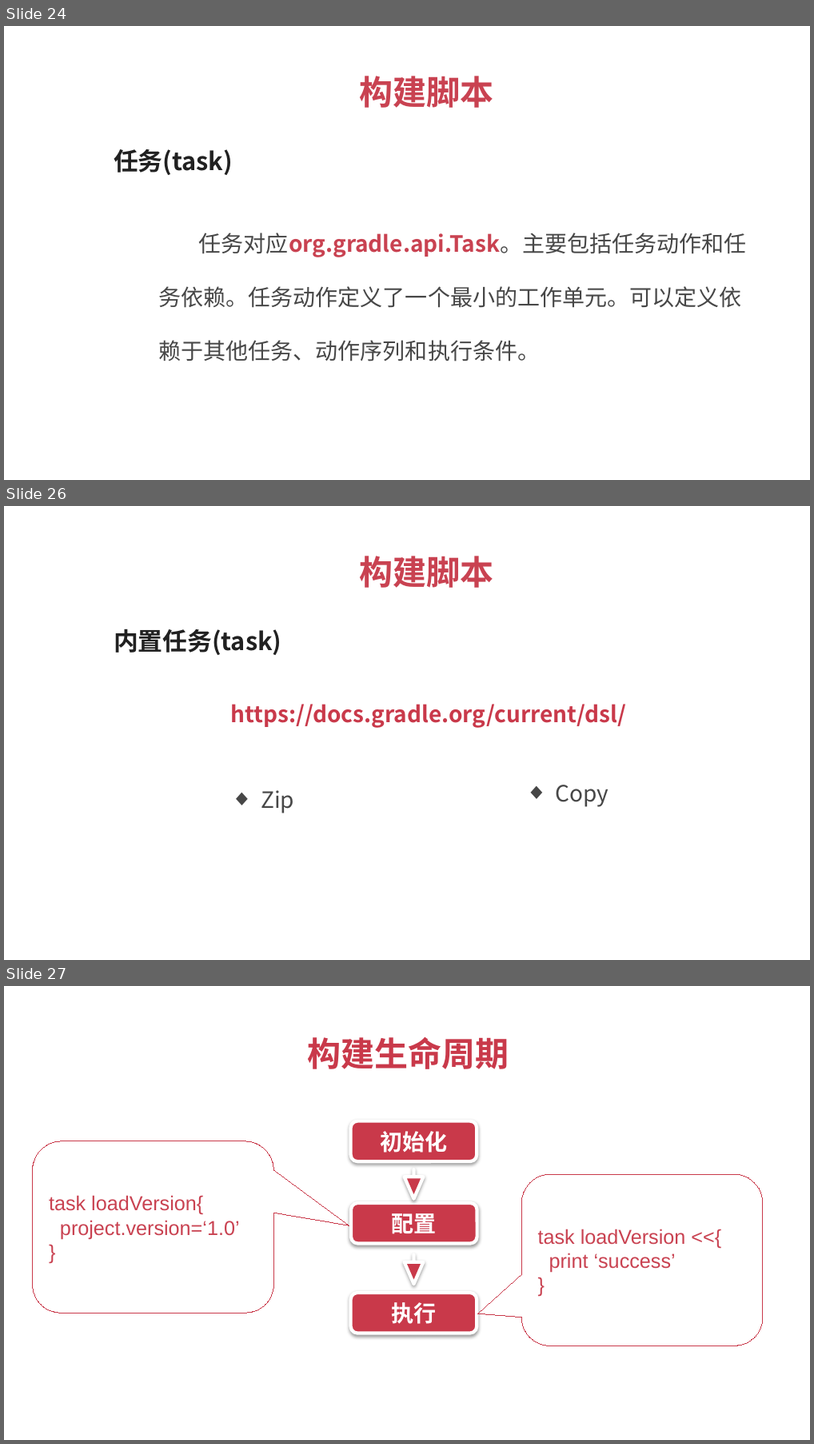
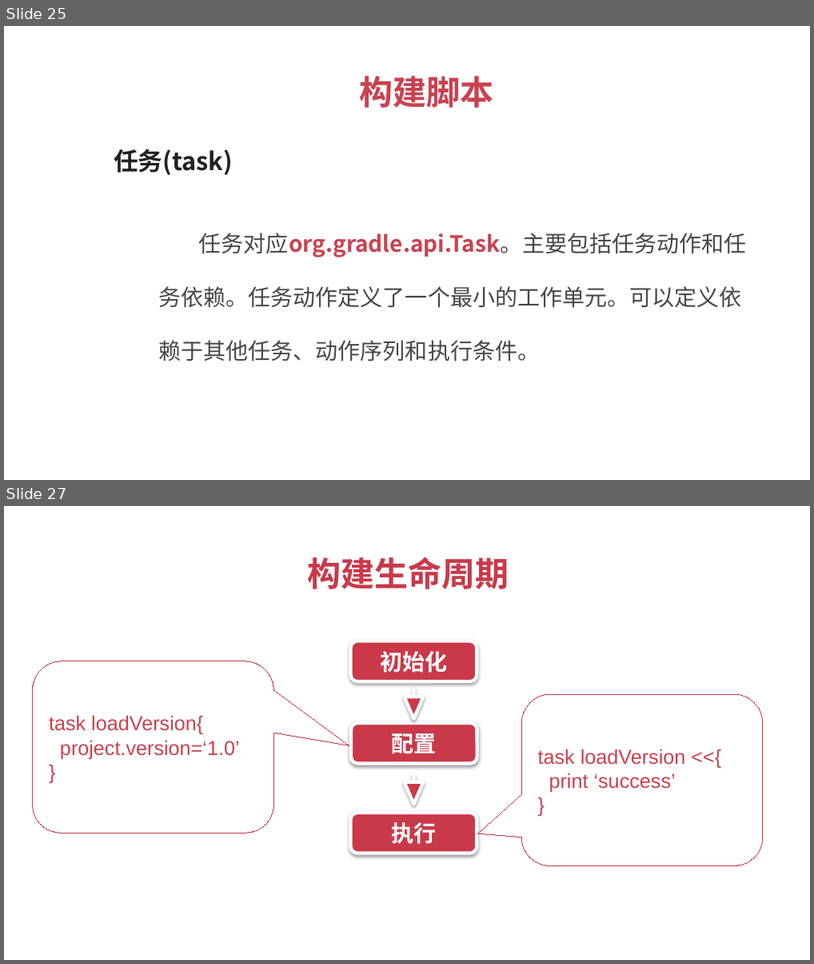
Before and after one commit to 1329555958/imooc, a slide deck: Gradle.pptx. Shown one above the other, each under a label of ours: slides 24, 26 and 27 before the commit, slides 25 and 27 after it; the slides between them are not shown. The pictures are 814x1444 and 814x964 pixels, drawn with LibreOffice and Linux fonts; fonts in the diff are those of the drawing. Boxes give left, top, right and bottom in pixels: in the first picture for what was removed or moved away, otherwise in the second. Text is boxed around its words. In the diff, an @@ line names an element or a change of style, - is before the commit and + after.

```diff
--- a/Gradle.pptx
+++ b/Gradle.pptx
@@ slide 26 removed at (x1=4, y1=506, x2=810, y2=960), background #FFFFFF @@
@@ text removed at (x1=360, y1=556, x2=494, y2=588) @@
-构建脚本
@@ text removed at (x1=114, y1=629, x2=282, y2=655) @@
-内置任务(task)
@@ text removed at (x1=230, y1=704, x2=626, y2=728) @@
-  https://docs.gradle.org/current/dsl/
@@ text removed at (x1=261, y1=790, x2=294, y2=813) @@
-  ◆ Zip
@@ text removed at (x1=556, y1=784, x2=610, y2=807) @@
-  ◆ Copy
@@ what was slide 24 is now slide 25 @@
```
Also in this commit, not shown: 3 slides changed, 1 slide added, 2 other files.
